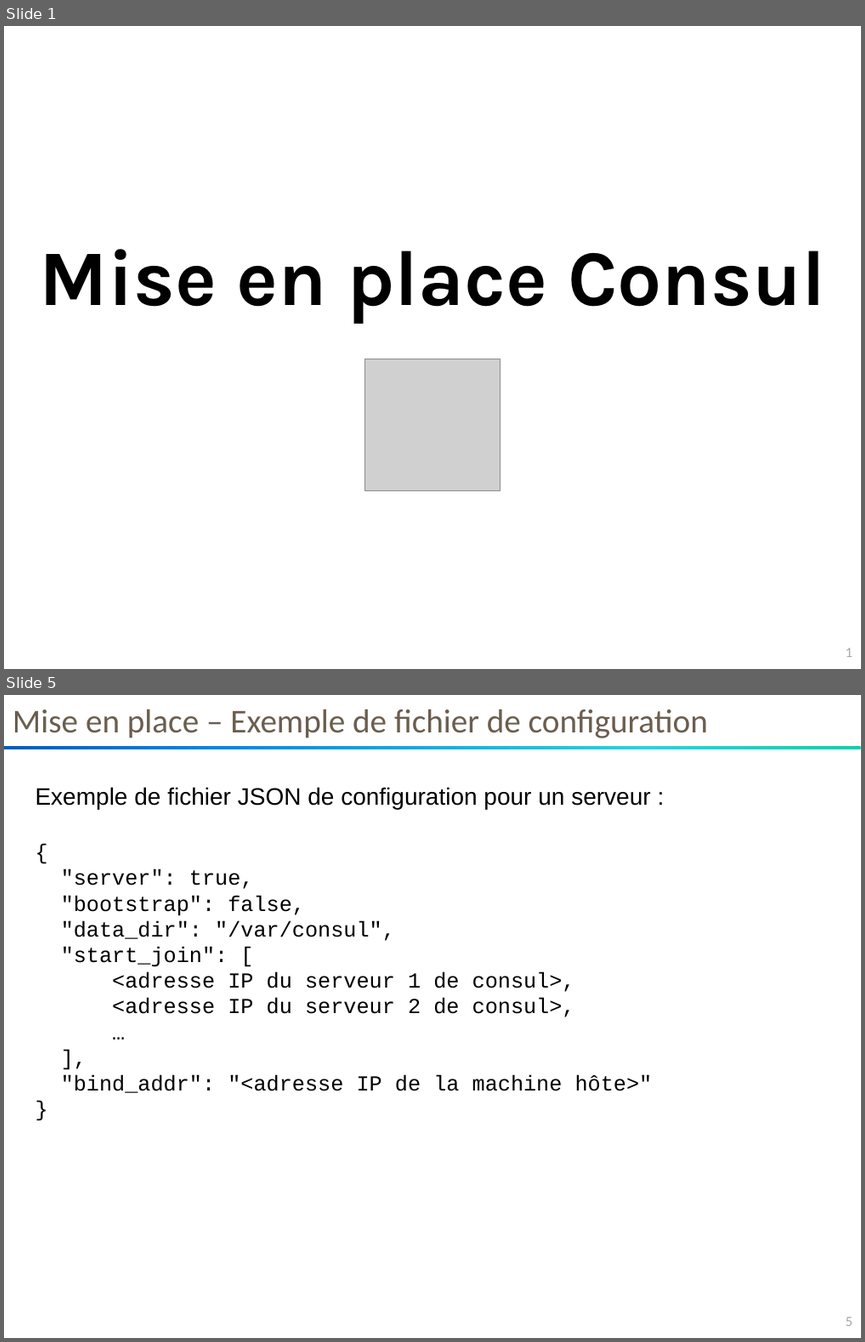
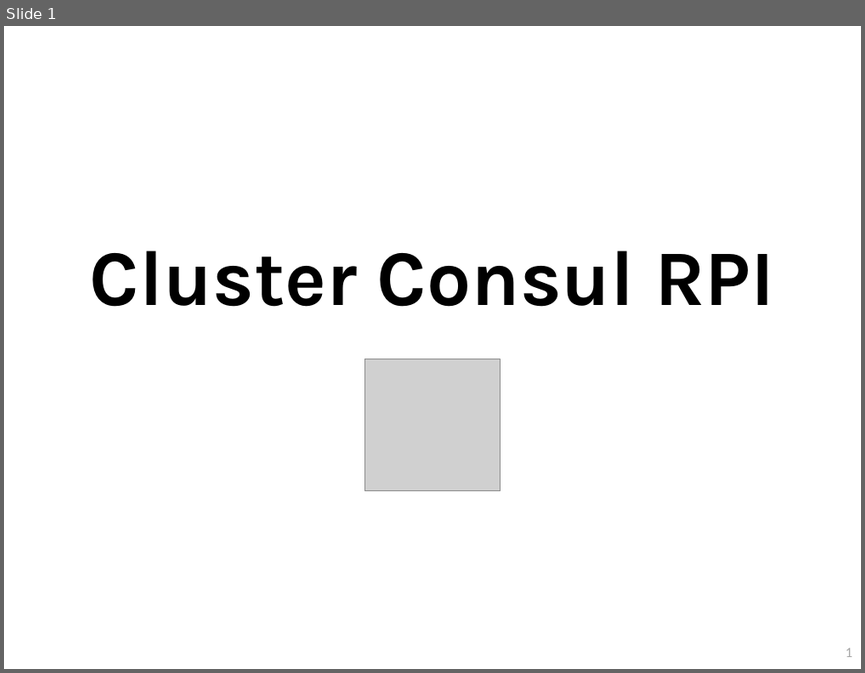
Before and after one commit to so-technology-watch/consul-poc, a slide deck: doc/setup/Cluster-Consul-v1.0.pptx. Shown one above the other, each under a label of ours: slides 1 and 5 before the commit, slide 1 after it; the slides between them are not shown. The pictures are 865x1342 and 865x673 pixels, drawn with LibreOffice and Linux fonts; fonts in the diff are those of the drawing; grey boxes stand for pictures. Boxes give left, top, right and bottom in pixels: in the first picture for what was removed or moved away, otherwise in the second. Text is boxed around its words. In the diff, an @@ line names an element or a change of style, - is before the commit and + after.

```diff
--- a/doc/setup/Cluster-Consul-v1.0.pptx
+++ b/doc/setup/Cluster-Consul-v1.0.pptx
@@ slide 5 removed at bbox=[4, 695, 861, 1338], background #FFFFFF; not listed: 1 template element that a slide beside it also shows @@
@@ text removed at bbox=[12, 709, 708, 738] @@
-Mise en place – Exemple de fichier de configuration
@@ rectangle removed at bbox=[4, 746, 861, 750] @@
@@ text removed at bbox=[35, 787, 653, 1093] @@
-Exemple de fichier JSON de configuration pour un serveur :
-{
-"server": true,
-"bootstrap": false,
-"data_dir": "/var/consul",
-"start_join": [
-<adresse IP du serveur 1 de consul>,
-<adresse IP du serveur 2 de consul>,
-…
-],
-"bind_addr": "<adresse IP de la machine hôte>"
-}
@@ slide 1 changed as well @@
@@ text at bbox=[90, 250, 774, 306]: text changed @@
-Mise en place Consul
+Cluster Consul RPI
```
Also in this commit, not shown: 4 slides added, 6 other slides removed, 1 other file.
